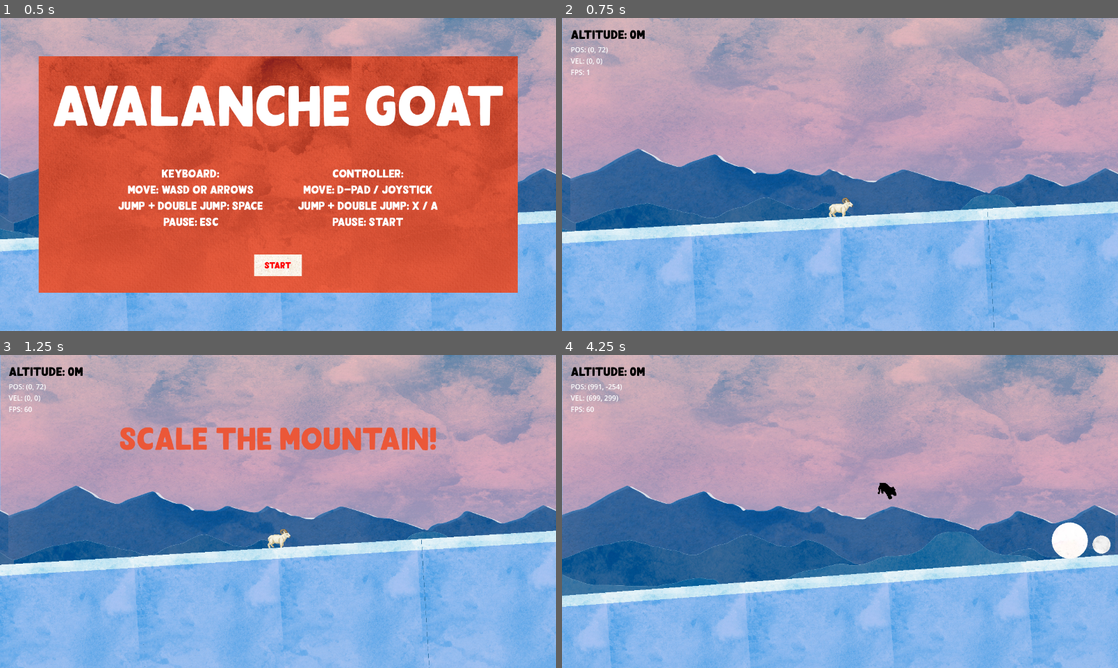
Above: before the commit, frames 1-4 (two rows, left to right).
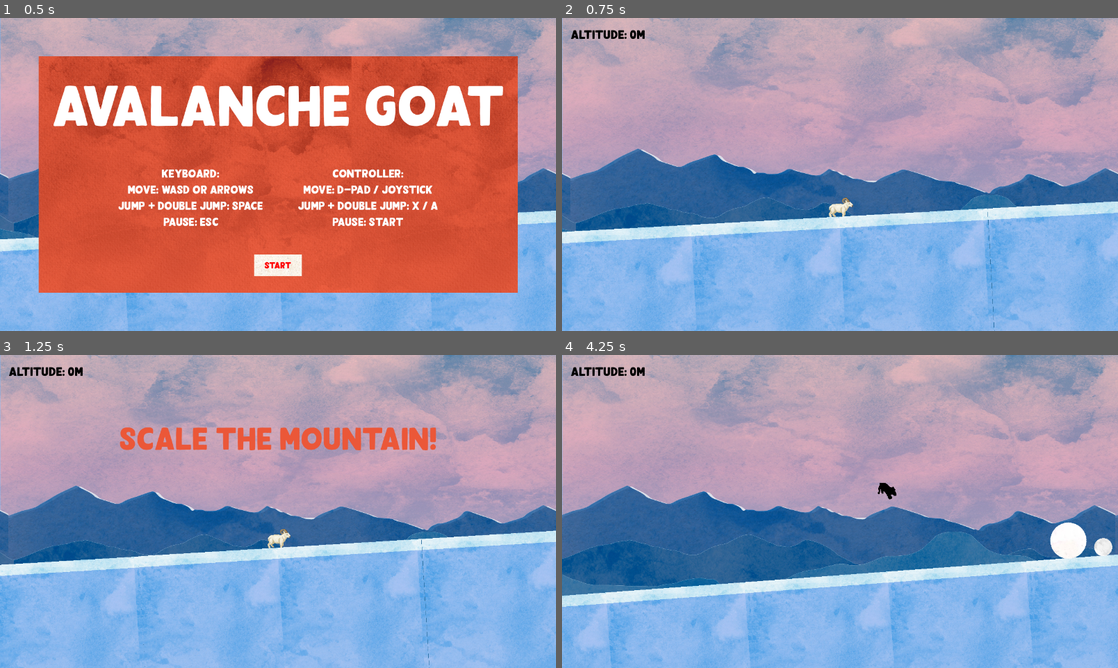
Above: after the commit, the same moments.

Repository: ashleyrevlett/avalanche
Game: Godot game, scene res://scene.tscn
Same seed, same stepped clock (60 frames per second), same inputs: the game is played once before the commit and once after it.
Inputs:
- Up to frame 1 (0.5 s): no input
- Up to frame 2 (0.75 s): click "Start" at 0.5 s
- Up to frame 3 (1.25 s): no input
- Up to frame 4 (4.25 s): hold D (right) 1.28-2.03 s; tap Space (jump) at 1.52, 2.27, 3.77 s; hold A (left) 2.03-2.78 s; hold D (right) from 2.78 s (still down)

Frame 1 is identical in both runs. In frame 2, 0.1% of the frame differs, in the area x 1-9%, y 9-19%; in frame 3, 0.1%; in frame 4, 0.3%, in the area x 1-99%, y 9-66%.

Commit message:
Add avalanche event

Diff:
--- a/scene.tscn
+++ b/scene.tscn
@@ -15,6 +15,8 @@
 [ext_resource type="Script" path="res://scripts/terrain.gd" id="8_tujsh"]
 [ext_resource type="AudioStream" uid="uid://cvoxetqj6ee70" path="res://assets/audio/187025__lloydevans09__jump1.wav" id="9_x6a8f"]
 [ext_resource type="AudioStream" uid="uid://c8i3aicr2qhvg" path="res://assets/audio/689407__saha213131__goat.mp3" id="10_5vt0m"]
+[ext_resource type="Script" path="res://scripts/avalanche_event.gd" id="10_op0mp"]
+[ext_resource type="PackedScene" uid="uid://mymenr8v2cn3" path="res://spawn_marker.tscn" id="11_5lgqo"]
 [ext_resource type="Texture2D" uid="uid://bad5ykcksldxs" path="res://assets/ui/panel.png" id="11_255rr"]
 [ext_resource type="Theme" uid="uid://bg3tjxvqinco1" path="res://assets/ui/new_theme.tres" id="14_dmtj7"]
 [ext_resource type="FontFile" uid="uid://c8pwdusbkecma" path="res://assets/fonts/Rodetta-lgDvd.otf" id="14_i6g70"]
@@ -355,6 +357,32 @@
 editor_draw_drag_margin = true
 script = ExtResource("3_s3w6k")
 
+[node name="AvalancheEvent" type="Node2D" parent="Camera2D"]
+unique_name_in_owner = true
+position = Vector2(-2.08165e-12, -292.805)
+script = ExtResource("10_op0mp")
+
+[node name="SpawnMarker5" parent="Camera2D/AvalancheEvent" instance=ExtResource("11_5lgqo")]
+position = Vector2(-760, -283)
+
+[node name="SpawnMarker4" parent="Camera2D/AvalancheEvent" instance=ExtResource("11_5lgqo")]
+position = Vector2(-373, -283)
+
+[node name="SpawnMarker" parent="Camera2D/AvalancheEvent" instance=ExtResource("11_5lgqo")]
+position = Vector2(-3, -283)
+
+[node name="SpawnMarker2" parent="Camera2D/AvalancheEvent" instance=ExtResource("11_5lgqo")]
+position = Vector2(389, -283)
+
+[node name="SpawnMarker3" parent="Camera2D/AvalancheEvent" instance=ExtResource("11_5lgqo")]
+position = Vector2(787, -283)
+
+[node name="AvalancheEmitTimer" type="Timer" parent="Camera2D/AvalancheEvent"]
+wait_time = 0.5
+
+[node name="AvalancheDurationTimer" type="Timer" parent="Camera2D/AvalancheEvent"]
+wait_time = 3.0
+
 [node name="Character" type="CharacterBody2D" parent="."]
 unique_name_in_owner = true
 position = Vector2(0, 70)
@@ -771,6 +799,8 @@
 volume_db = -15.0
 autoplay = true
 
+[connection signal="timeout" from="Camera2D/AvalancheEvent/AvalancheEmitTimer" to="Camera2D/AvalancheEvent" method="_on_avalanche_emit_timer_timeout"]
+[connection signal="timeout" from="Camera2D/AvalancheEvent/AvalancheDurationTimer" to="Camera2D/AvalancheEvent" method="_on_avalanche_duration_timer_timeout"]
 [connection signal="body_entered" from="Character/GroundDetector" to="Character" method="_on_ground_detector_body_entered"]
 [connection signal="body_exited" from="Character/GroundDetector" to="Character" method="_on_ground_detector_body_exited"]
 [connection signal="screen_entered" from="Character/VisibleOnScreenNotifier2D" to="Character" method="_on_screen_entered"]
--- /dev/null
+++ b/scripts/avalanche_event.gd
@@ -0,0 +1,28 @@
+extends Node2D
+
+var snowball_scene = load("res://snowball.tscn")
+var spawners = []
+
+
+func _ready():
+	spawners = get_children().filter(func(x): return x.is_in_group("spawn_marker"))
+
+
+func start():
+	$AvalancheEmitTimer.start()
+	$AvalancheDurationTimer.start()
+
+
+func _on_avalanche_emit_timer_timeout():
+	for s in spawners:
+		var wait_time = randf_range(0, .5)
+		await get_tree().create_timer(wait_time).timeout
+		var instance = snowball_scene.instantiate()
+		instance.position = s.position
+		instance.modulate = Color('f2cee3')
+		instance.avalanche = true
+		add_child(instance)
+
+
+func _on_avalanche_duration_timer_timeout():
+	$AvalancheEmitTimer.stop()
--- a/scripts/character.gd
+++ b/scripts/character.gd
@@ -33,9 +33,9 @@
 func _ready():
 	player_width = %CollisionShape2D.shape.get_rect().size.x
 	if Constants.DEBUG:
+		%PlayerPos.show()
+	else:
 		%PlayerPos.hide()
-	else:
-		%PlayerPos.show()
 
 
 func _update_animation():
--- a/scripts/constants.gd
+++ b/scripts/constants.gd
@@ -1,4 +1,4 @@
 extends Node
 
-const MAX_SNOWBALLS: int = 100
+const MAX_SNOWBALLS: int = 80
 const DEBUG = false
--- a/scripts/game.gd
+++ b/scripts/game.gd
@@ -11,7 +11,7 @@
 var state: State
 
 var melting: bool = false
-var max_time_between_melts = 45
+var max_time_between_melts = 30
 var time_elapsed_since_melt = 0
 
 
@@ -142,3 +142,6 @@
 	melting = false
 	if Constants.DEBUG:
 		print("stop melting!:", melting)
+
+	await get_tree().create_timer(1.0).timeout
+	%AvalancheEvent.start()
--- a/scripts/snowball.gd
+++ b/scripts/snowball.gd
@@ -1,4 +1,6 @@
 extends RigidBody2D
+
+@export var avalanche: bool = false
 
 @onready var sprite: Sprite2D = %Sprite2D
 var grow_speed: float = 80.0
@@ -14,12 +16,18 @@
 	camera = get_tree().get_first_node_in_group("camera")
 
 	var r: Size
-	match randi() % 11:
-		0,1,2,3: r = Size.EXTRA_SMALL
-		4,5,6: r = Size.SMALL
-		7,8: r = Size.MEDIUM
-		9: r = Size.LARGE
-		10: r = Size.EXTRA_LARGE
+
+	if avalanche:
+		match randi() % 7:
+			0,1,2,3: r = Size.EXTRA_SMALL
+			4,5,6: r = Size.SMALL
+	else:
+		match randi() % 11:
+			0,1,2,3: r = Size.EXTRA_SMALL
+			4,5,6: r = Size.SMALL
+			7,8: r = Size.MEDIUM
+			9: r = Size.LARGE
+			10: r = Size.EXTRA_LARGE
 
 	if r == Size.EXTRA_SMALL:
 		radius = 32 # 32 px wide
--- a/scripts/spawner.gd
+++ b/scripts/spawner.gd
@@ -29,7 +29,7 @@
 	# stop spawning after random duration passes
 	# duration is longer the higher you go
 	# will also stop automatically when in frame
-	var duration = randi_range(.2, .5)
+	var duration = randf_range(1, 2)
 	$EndTimer.wait_time = duration * difficulty_scale
 	$EndTimer.timeout.connect(_on_end_timer_timeout)
 	#print("endtimer wait_time:", $EndTimer.wait_time)
--- /dev/null
+++ b/spawn_marker.tscn
@@ -0,0 +1,4 @@
+[gd_scene format=3 uid="uid://mymenr8v2cn3"]
+
+[node name="SpawnMarker" type="Marker2D" groups=["spawn_marker"]]
+position = Vector2(-412, -283)
--- a/spawner.tscn
+++ b/spawner.tscn
@@ -17,7 +17,7 @@
 wait_time = 2.0
 one_shot = true
 
-[node name="Sprite2D" type="Sprite2D" parent="."]
+[node name="Sprite2D" type="Sprite2D" parent="." groups=["spawner"]]
 visible = false
 modulate = Color(0, 1, 1, 1)
 texture = SubResource("PlaceholderTexture2D_0nxr3")
Not shown: 1 places in scene.tscn that only renumber resources
